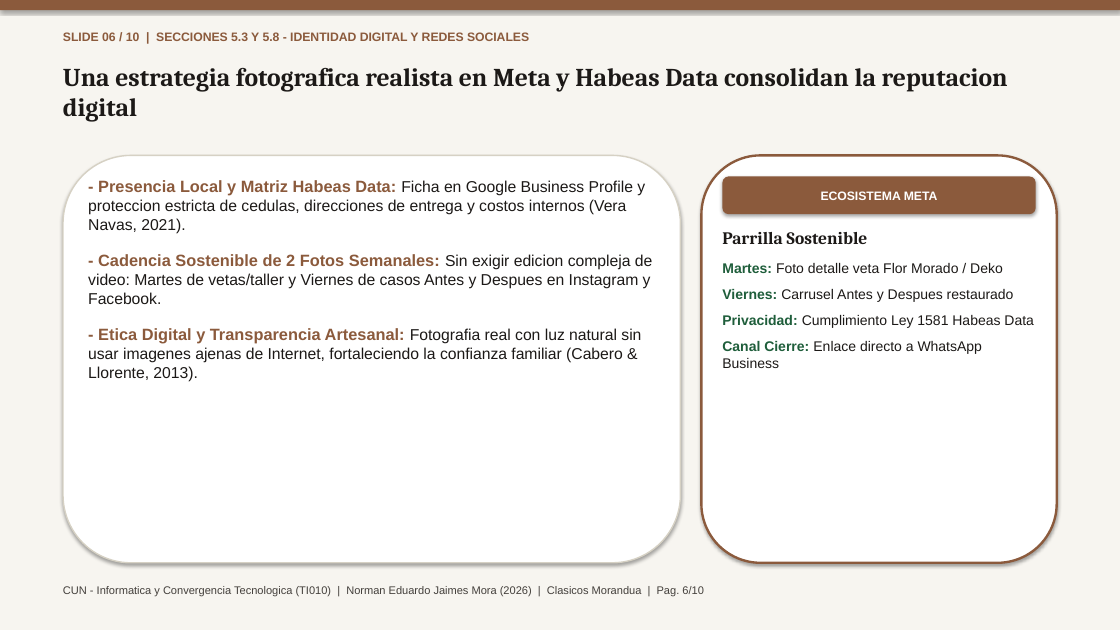
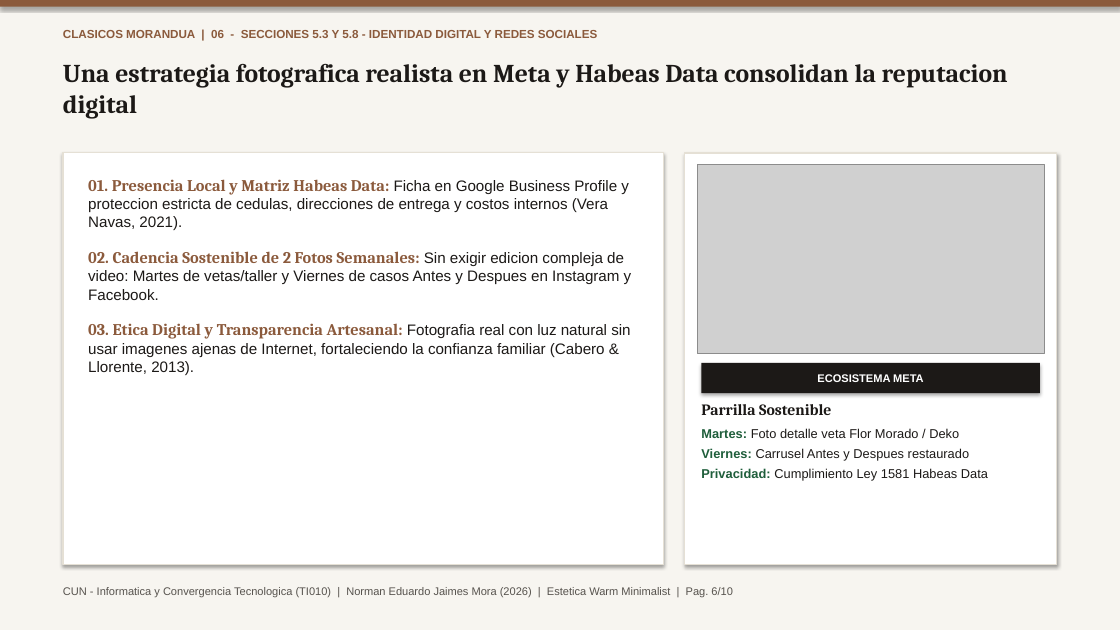
Before and after one commit to TheNormanJames/CUN-Informatica-y-convergencia, a slide deck: slide 6 of docs/ProyectoFinal_Norman_Jaimes.pptx. Drawn at 1120x630 pixels with LibreOffice and Linux fonts; fonts in the diff are those of the drawing; grey boxes stand for pictures. Boxes give left, top, right and bottom in pixels: in the first picture for what was removed or moved away, otherwise in the second. Text is boxed around its words. In the diff, an @@ line names an element or a change of style, - is before the commit and + after.

Commit message:
feat(ui,docs): upgrade to real editorial photography, Cormorant Garamond typography, and strict APA 7 TOC/tables

```diff
--- a/docs/ProyectoFinal_Norman_Jaimes.pptx
+++ b/docs/ProyectoFinal_Norman_Jaimes.pptx
@@ text "Una estrategia fotografica realista en ..." moved from (x1=63, y1=68, x2=1008, y2=122) to (x1=63, y1=64, x2=1008, y2=119) @@
@@ text at (x1=63, y1=30, x2=597, y2=38): text changed; size 10.5 to 10 pt @@
-SLIDE 06 / 10 | SECCIONES 5.3 Y 5.8 - IDENTIDAD DIGITAL Y REDES SOCIALES
+CLASICOS MORANDUA | 06 - SECCIONES 5.3 Y 5.8 - IDENTIDAD DIGITAL Y REDES SOCIALES
@@ rectangle resized from (x1=63, y1=155, x2=681, y2=563) to (x1=63, y1=153, x2=664, y2=565) @@
@@ rectangle at (x1=63, y1=153, x2=664, y2=565): rounded rectangle to rectangle; outline #D6D1C4 1.2 pt to #E5E0D5 1 pt @@
@@ text at (x1=88, y1=179, x2=632, y2=375): text changed; size 13.5 to 13 pt @@
-- Presencia Local y Matriz Habeas Data: Ficha en Google Business Profile y proteccion estricta de cedulas, direcciones de entrega y costos internos (Vera Navas, 2021).
-- Cadencia Sostenible de 2 Fotos Semanales: Sin exigir edicion compleja de video: Martes de vetas/taller y Viernes de casos Antes y Despues en Instagram y Facebook.
-- Etica Digital y Transparencia Artesanal: Fotografia real con luz natural sin usar imagenes ajenas de Internet, fortaleciendo la confianza familiar (Cabero & Llorente, 2013).
+01. Presencia Local y Matriz Habeas Data: Ficha en Google Business Profile y proteccion estricta de cedulas, direcciones de entrega y costos internos (Vera Navas, 2021).
+02. Cadencia Sostenible de 2 Fotos Semanales: Sin exigir edicion compleja de video: Martes de vetas/taller y Viernes de casos Antes y Despues en Instagram y Facebook.
+03. Etica Digital y Transparencia Artesanal: Fotografia real con luz natural sin usar imagenes ajenas de Internet, fortaleciendo la confianza familiar (Cabero & Llorente, 2013).
@@ rectangle resized from (x1=702, y1=155, x2=1057, y2=563) to (x1=685, y1=153, x2=1057, y2=565) @@
@@ rectangle at (x1=685, y1=153, x2=1057, y2=565): rounded rectangle to rectangle; outline #8B5A3C 2 pt to #E5E0D5 1.2 pt @@
@@ picture added at (x1=697, y1=165, x2=1044, y2=354) @@
@@ text at (x1=722, y1=341, x2=982, y2=368): paragraph removed @@
-Canal Cierre: Enlace directo a WhatsApp Business
@@ rectangle "ECOSISTEMA META" resized from (x1=723, y1=176, x2=1036, y2=214) to (x1=702, y1=363, x2=1040, y2=393) @@
@@ rectangle "ECOSISTEMA META" at (x1=702, y1=363, x2=1040, y2=393): size 10.5 to 9.5 pt; rounded rectangle to rectangle; fill #8B5A3C to #1C1917 @@
@@ text "Parrilla Sostenible" moved from (x1=722, y1=232, x2=1034, y2=368) to (x1=701, y1=404, x2=988, y2=481) @@
@@ text "Parrilla Sostenible" at (x1=701, y1=404, x2=988, y2=481): size 15 to 13.5 pt in "Parrilla Sostenible"; size 12 to 11 pt in "Martes: Foto detalle veta Flor Morado / ...", "Viernes: Carrusel Antes y Despues restaurado", "Privacidad: Cumplimiento Ley 1581 Habeas Data"; less space between paragraphs @@
@@ text at (x1=63, y1=587, x2=733, y2=598): text changed; text colour #44403C to #57534E @@
-CUN - Informatica y Convergencia Tecnologica (TI010) | Norman Eduardo Jaimes Mora (2026) | Clasicos Morandua | Pag. 6/10
+CUN - Informatica y Convergencia Tecnologica (TI010) | Norman Eduardo Jaimes Mora (2026) | Estetica Warm Minimalist | Pag. 6/10
```
Also in this commit, not shown: 9 other slides changed, 25 other files.
